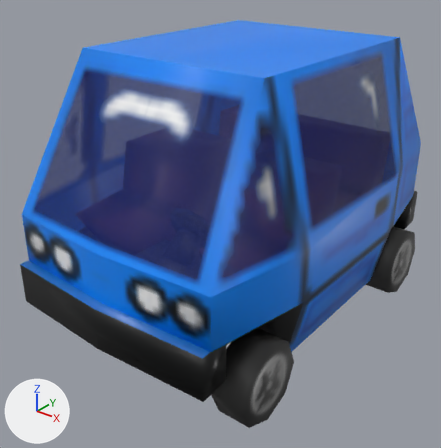
The FBX model Assets/Source/car/car2.fbx as it was, and as the next commit left it.
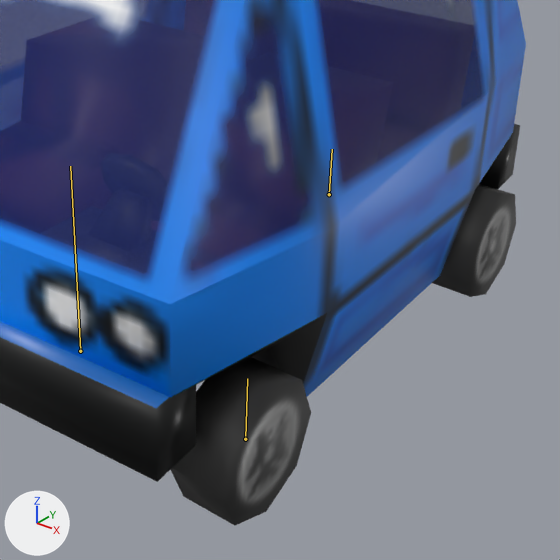
There are two pictures of each version: one whole from a camera (50 mm lens) standing at (3.52, -4.77, 3.85) and looking at (-0.06, -0.29, 1.07), one close up on the part from 25% to 100% of the width and 26% to 100% of the height. The lights are fixed; the arrows at lower left show +X, +Y and +Z. The bones that change are drawn over the model as lines in the close-ups.

Objects in the first close-up: 'Windows'.
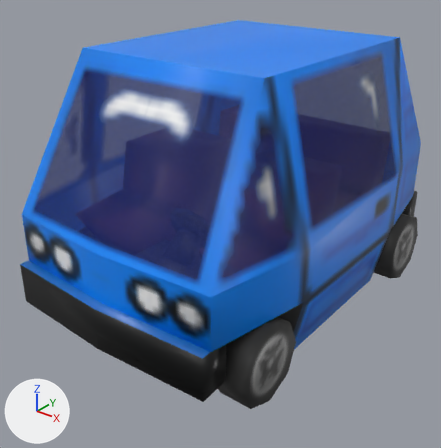
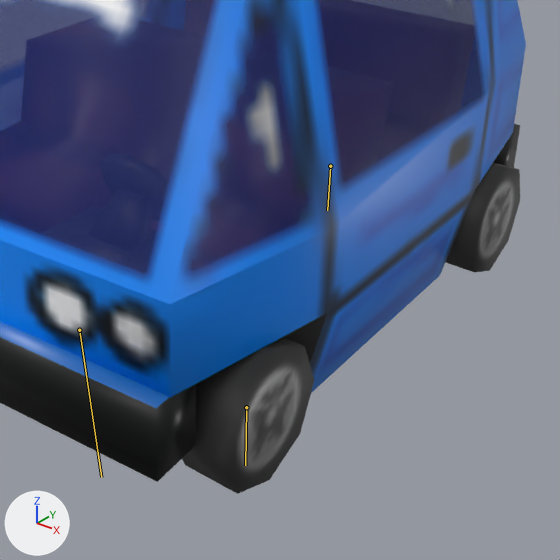
The newer file adds an action. The first version stands in its rest pose; the second is drawn at frame 7 of the action 'Armature|D'.

Pixel boxes [x1, y1, x2, y2] of what changed, in the close-ups (560 x 560 px):
'Windows', posed: before [0, 0, 526, 525]; after [0, 0, 526, 494]
bone 'FrontWheels', root to tip: before (80, 351) to (70, 166); after (79, 330) to (101, 477)
bone 'FrontWheelR', root to tip: before (245, 439) to (247, 378); after (246, 407) to (245, 465)
bone 'BackWheels', root to tip: before (329, 194) to (332, 149); after (330, 166) to (327, 210)

Diff of the bpy script that builds the scene:
```diff
--- a/Assets/Source/car/car2.fbx.py
+++ b/Assets/Source/car/car2.fbx.py
@@ bone_frontwheels @@
 bone_frontwheels = bpy.data.objects['Armature'].pose.bones['FrontWheels']
-bone_frontwheels.location = (0.0, 0.0, 0.0)
-bone_frontwheels.rotation_quaternion = (1.0, 0.0, 0.0, 0.0)  # degrees (0, 0, 0)
+bone_frontwheels.location = (0.0, 0.144, 0.0)
+bone_frontwheels.rotation_quaternion = (-0.053, 0.999, 0.0, 0.0)  # degrees (-174, 0, 0)
@@ bone_frontwheelr @@
 bone_frontwheelr = bpy.data.objects['Armature'].pose.bones['FrontWheelR']  # child of 'FrontWheels'
-bone_frontwheelr.rotation_quaternion = (1.0, 0.0, 0.0, 0.0)  # degrees (0, 0, 0)
+bone_frontwheelr.rotation_quaternion = (0.999, -0.044, 0.0, 0.0)  # degrees (-5, 0, 0)
@@ bone_backwheels @@
 bone_backwheels = bpy.data.objects['Armature'].pose.bones['BackWheels']
-bone_backwheels.location = (0.0, 0.0, 0.0)
-bone_backwheels.rotation_quaternion = (1.0, 0.0, 0.0, 0.0)  # degrees (0, 0, 0)
+bone_backwheels.location = (0.0, 0.238, 0.0)
+bone_backwheels.rotation_quaternion = (0.0, 1.0, 0.0, 0.0)  # degrees (180, 0, 0)
```
